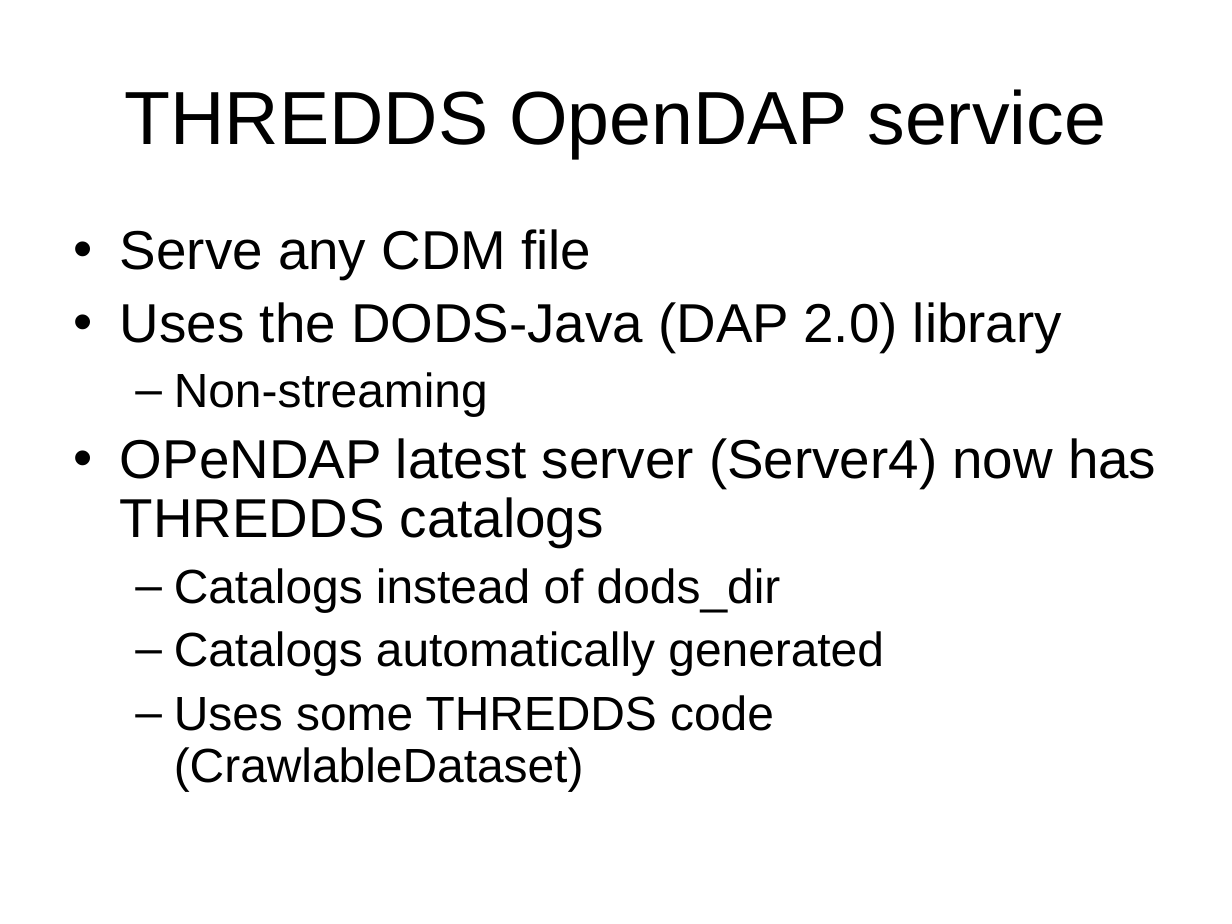
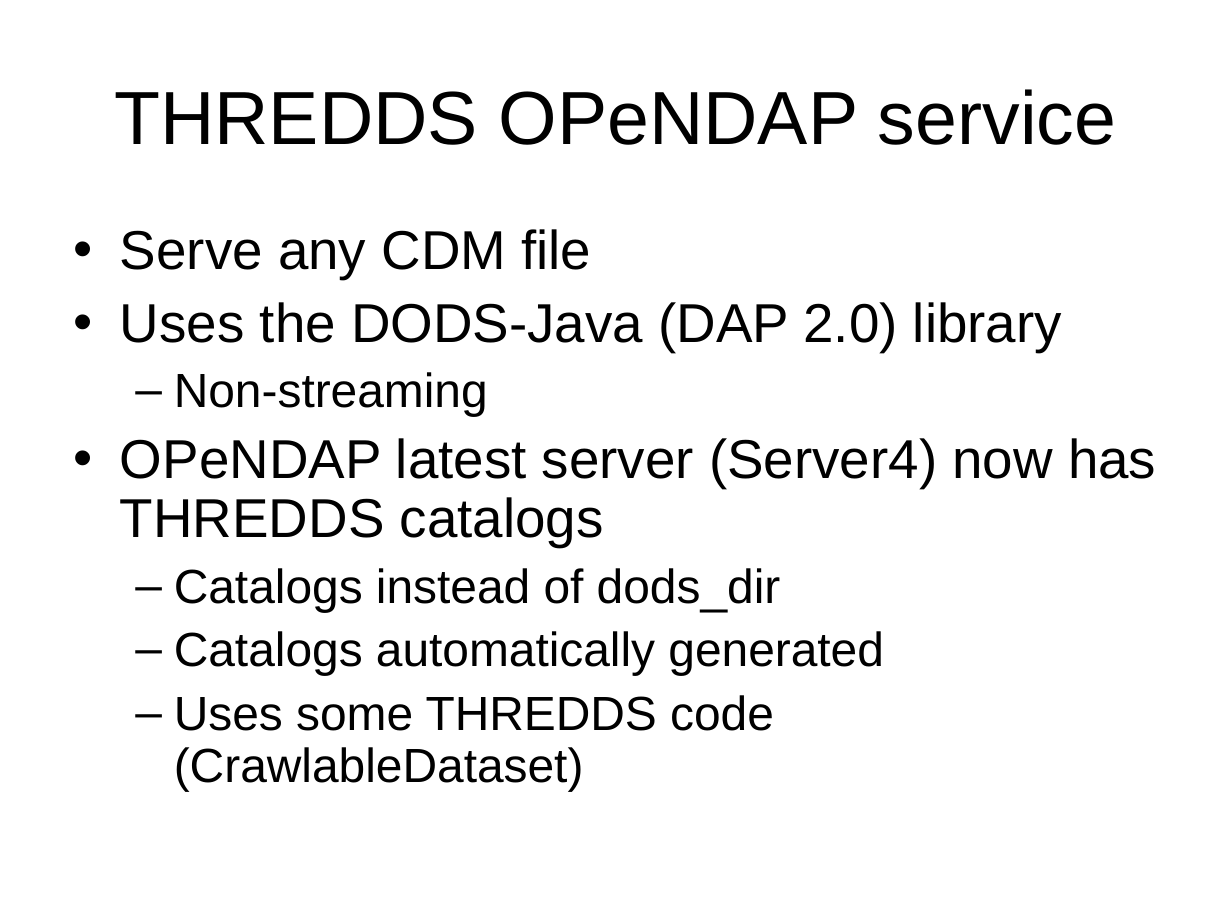
Before and after one commit to ooici-eoi/THREDDS, a slide deck: slide 8 of docs/web/thredds/tech/tutorial/TDSOverview.ppt. Drawn at 1232x924 pixels with LibreOffice and Linux fonts; fonts in the diff are those of the drawing; background and template pictures are left out. Boxes give left, top, right and bottom in pixels: in the first picture for what was removed or moved away, otherwise in the second. Text is boxed around its words. In the diff, an @@ line names an element or a change of style, - is before the commit and + after.

```diff
--- a/docs/web/thredds/tech/tutorial/TDSOverview.ppt
+++ b/docs/web/thredds/tech/tutorial/TDSOverview.ppt
@@ title at (114,89,1116,145): text changed @@
-THREDDS OpenDAP service
+THREDDS OPeNDAP service
```
Also in this commit, not shown: 5 other slides changed, 6 other files.
